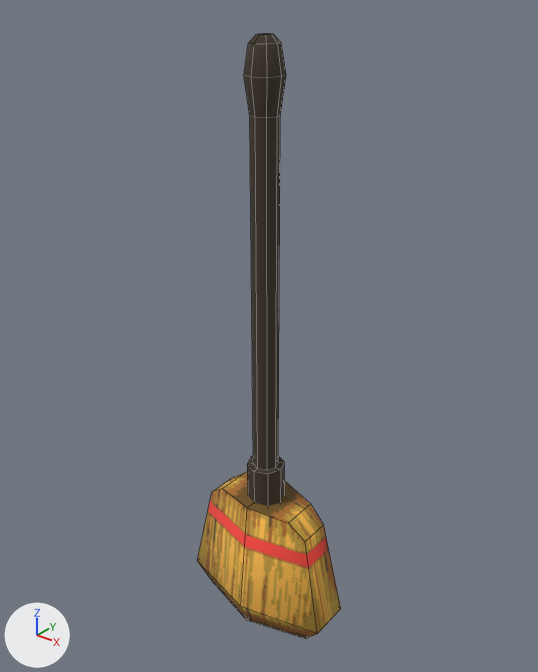
Renders of the Blender file assets/model/tool/mesh_broom.blend from each side of a commit.
The view is the same before and after, from a 50 mm camera at (3.13, -3.87, 3.6) aimed at (-0.05, 0.1, 1.13). Lighting does not change. The marker at lower left points along +X, +Y and +Z. Mesh edges are drawn as thin lines.
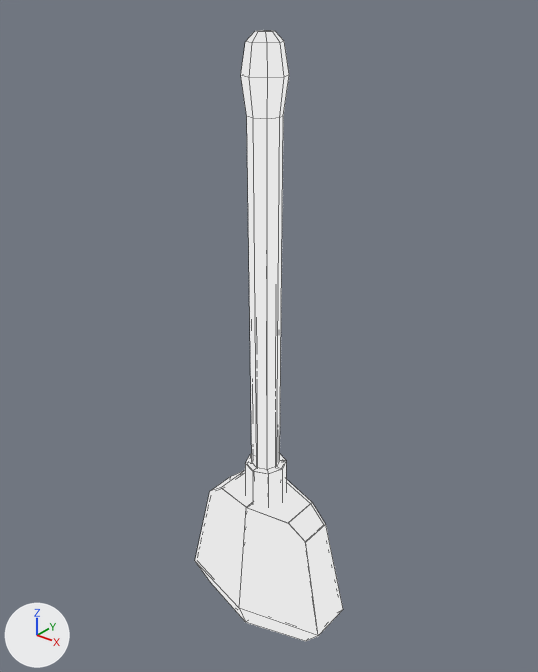
The change, as a diff of the scene's bpy script:
```diff
--- a/assets/model/tool/mesh_broom.blend.py
+++ b/assets/model/tool/mesh_broom.blend.py
@@ mat_outline @@
+mat_outline = bpy.data.materials.new('Outline')
+mat_outline.use_nodes = True; mat_outline.node_tree.nodes.clear()
+_N = mat_outline.node_tree.nodes; _L = mat_outline.node_tree.links
+n0 = _N.new('ShaderNodeOutputMaterial'); n0.name = 'Material Output'
+n1 = _N.new('ShaderNodeBackground'); n1.name = 'Background'
+_L.new(n1.outputs[0], n0.inputs[0])  # 'Background' to 'Surface'
@@ me_cylinder @@
 me_cylinder.from_pydata(...)  # 78 vertices, 67 faces; spans x -0.68..0.68, y -0.34..0.34, z -1.46..3.26
 me_cylinder.materials.append(mat_material)
+me_cylinder.materials.append(mat_outline)
@@ ob_cylinder @@
 ob_cylinder.location = (0.0, 0.0, 0.0)
+_m = ob_cylinder.modifiers.new('Solidify', 'SOLIDIFY')
+_m.thickness = 0.02
+_m.offset = 1.0
+_m.material_offset = 1
+_m.use_flip_normals = True
```

Changed parts and their boxes [x1, y1, x2, y2] in the pictures (538 x 672 px):
'Cylinder', recoloured, modifiers changed
    before: [197, 33, 341, 639]
    after: [195, 30, 343, 641]
